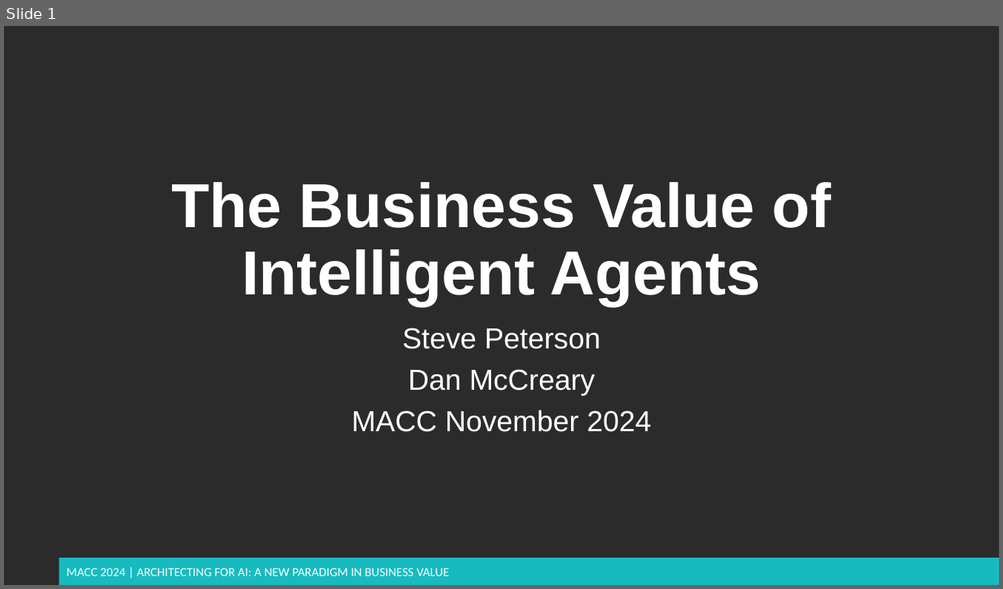
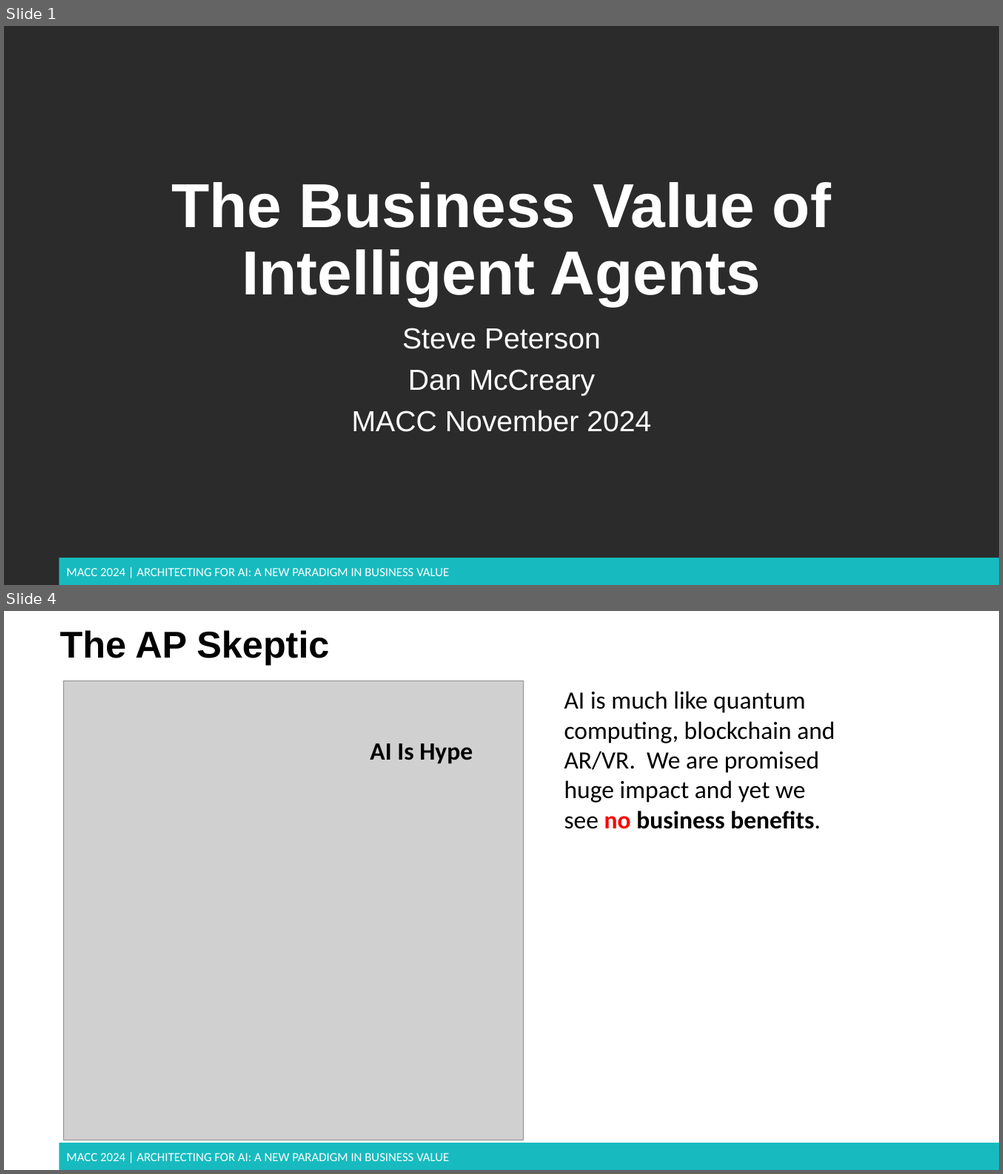
Before and after one commit to dmccreary/genai-arch-patterns, a slide deck: slides/MACC-2024-bv-of-agents.pptx. Shown one above the other, each under a label of ours: slide 1 before the commit, slides 1 and 4 after it; the slides between them are not shown. The pictures are 1003x589 and 1003x1174 pixels, drawn with LibreOffice and Linux fonts; fonts in the diff are those of the drawing; grey boxes stand for pictures; background and template pictures are left out; a plain dark background stands for a picture behind light text. Boxes give left, top, right and bottom in pixels: in the first picture for what was removed or moved away, otherwise in the second. Text is boxed around its words. In the diff, an @@ line names an element or a change of style, - is before the commit and + after.

```diff
--- a/slides/MACC-2024-bv-of-agents.pptx
+++ b/slides/MACC-2024-bv-of-agents.pptx
@@ slide 4 added at <box>4,611,999,1170</box>, background #FFFFFF; not listed: 2 template elements that a slide beside it also shows @@
@@ title added at <box>60,630,329,665</box>, 36 pt, text #000000, bold @@
+The AP Skeptic
@@ picture added at <box>64,681,523,1141</box> @@
@@ text added at <box>564,691,834,829</box>, 24 pt, text #000000 @@
+AI is much like quantum computing, blockchain and AR/VR. We are promised huge impact and yet we see no business benefits.
@@ text added at <box>370,743,472,764</box>, 24 pt, text #000000, bold @@
+AI Is Hype
```
Also in this commit, not shown: 9 slides changed, 9 other slides added, 1 slide removed, 7 other files.
